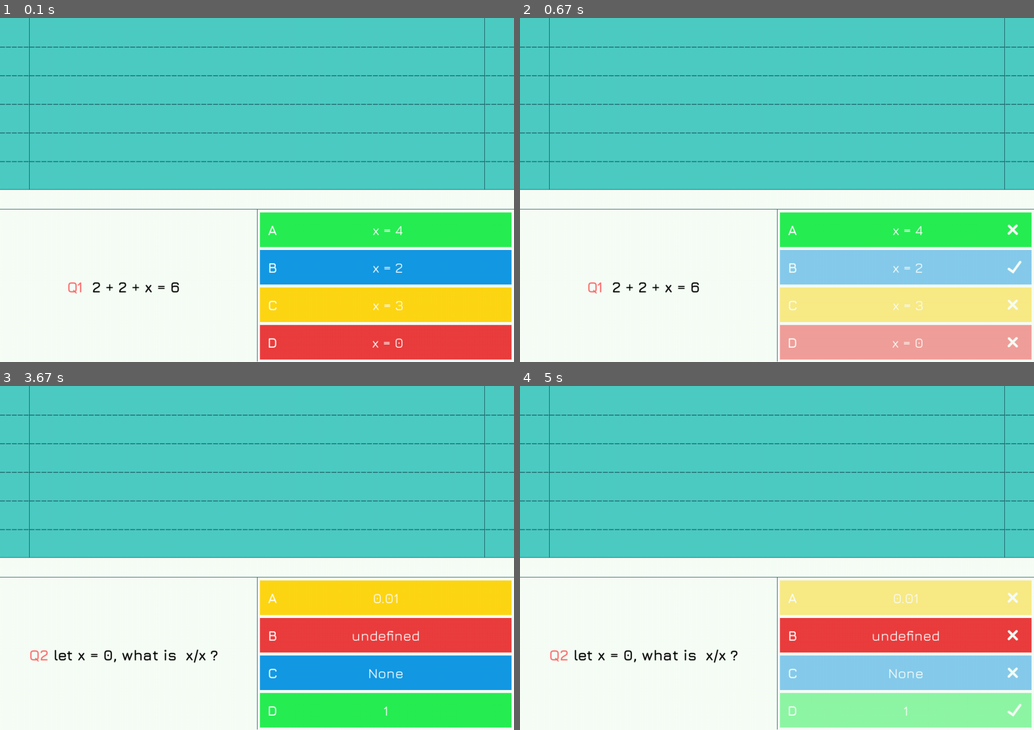
Above: before the commit, frames 1-4 (two rows, left to right).
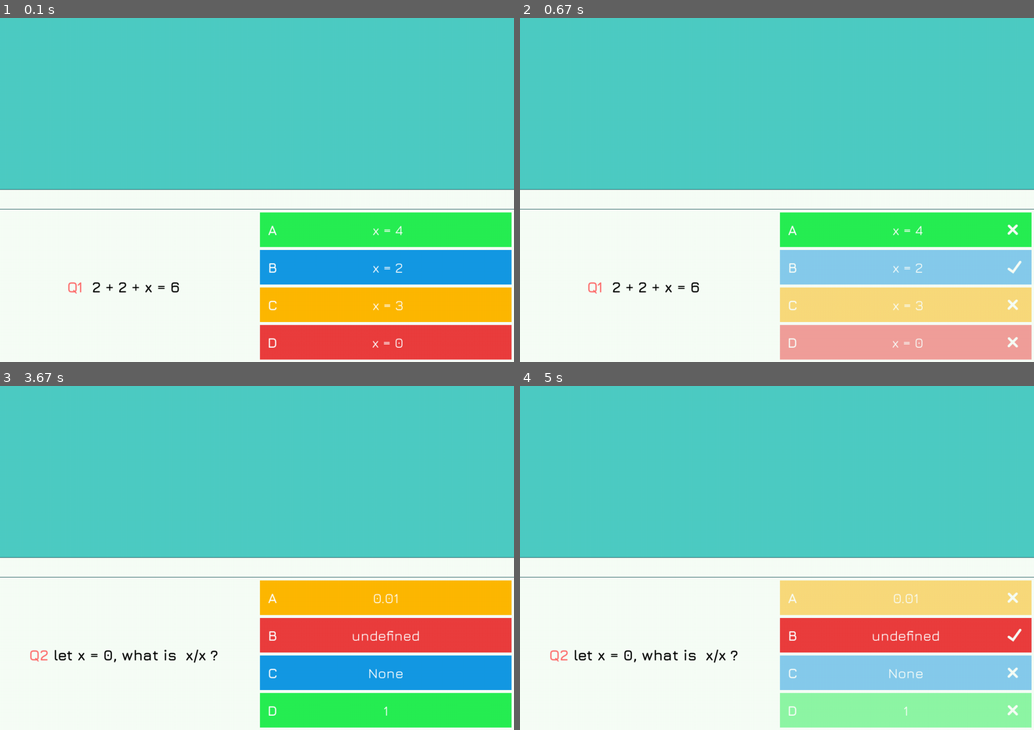
Above: after the commit, the same moments.

Repository: AjBhIn/Final-V2-DGT-Pygame-Internal
Game: pygame game, started from main.py
Same seed, same stepped clock (60 frames per second), same inputs: the game is played once before the commit and once after it.
Inputs (mouse positions are in pixels of both pictures, inside the frame that each line leads up to):
- Up to frame 1 (0.1 s): no input
- Up to frame 2 (0.67 s): click (905, 227) at 0.38 s
- Up to frame 3 (3.67 s): no input
- Up to frame 4 (5 s): click (905, 633) at 4.78 s

The runs differ from the first frame. In frame 1, 6.4% of the frame differs, in the area x 0-100%, y 0-100%; in frame 2, 1.6%; in frame 3, 6.3%; in frame 4, 1.7%.

Commit message:
7/09/23 Shark attack

Diff:
--- a/main.py
+++ b/main.py
@@ -39,6 +39,7 @@
         self.button_pressed_time = 0
         self.next_ques_in = 2
         self.updates_ques_num = 0
+        self.wrong_question_num = 0
 
     def looper(self):
         while True:
@@ -72,9 +73,6 @@
                             qs.button_states[1] = False
                             qs.button_states[2] = False
                             qs.button_states[3] = False
-                            print(len(qs.class_answer_list))
-                            print(len(qs.class_question_list))
-                            print(self.question_number)
                             self.question_number += 1
                             self.updates_ques_num = self.question_number
                             qs.question_spirit.add(qs.class_question_list[self.question_number])
@@ -82,22 +80,6 @@
                             qs.question_ans_num = self.question_number
                             self.moving_to_next = False
 
-                # else:
-                #     self.updates_ques_num = self.question_number
-                #     print(qs.wrong_ans_store)
-                #     if not qs.wrong_ans_store == False:
-                #         print("yes")
-                #         for each_wrong in qs.wrong_ans_store:
-                #             self.updates_ques_num += 1
-                #             #     # Making instance of questions
-                #             # qs.class_question_list.append(qs.QuestionMaker(f"Q{self.updates_ques_num}", qs.questions_list[each_wrong[0]][1]))
-
-                #             # # Making of answers with spirits
-                #             # qs.class_answer_list.append([qs.AnswerMaker_A("A", qs.questions_list[each_wrong[0]][2], qs.questions_list[each_wrong[0]][6], qs.opt_colr_list[0]),
-                #             #                         qs.AnswerMaker_B("B", qs.questions_list[each_wrong[0]][3], qs.questions_list[each_wrong[0]][6], qs.opt_colr_list[1]),
-                #             #                         qs.AnswerMaker_C("C", qs.questions_list[each_wrong[0]][4], qs.questions_list[each_wrong[0]][6], qs.opt_colr_list[2]),
-                #             #                         qs.AnswerMaker_D("D", qs.questions_list[each_wrong[0]][5], qs.questions_list[each_wrong[0]][6], qs.opt_colr_list[3])
-                #             #                         ])
                 else:
                     self.question_number = self.question_number
                     qs.question_ans_num = self.question_number
@@ -107,17 +89,9 @@
             self.window.fill(self.window_bg)
             self.current_time = pg.time.get_ticks()
 
-                # Putting the tracks on the screen
-            for each_lane in rt.tracks:
-                for each_step in each_lane:
-                    self.window.blit(each_step[0], each_step[1])
-                    self.window.blit(rt.starting_lane.line_surface, rt.starting_lane.pos)
-                    self.window.blit(rt.finishing_lane.line_surface, rt.finishing_lane.pos)
-
             # Putting the white board on the screen
             self.window.blit(wt.main_board.surface, (0, 347))
             wt.main_board.surface.blit(wt.display_board.surface, (0, 40))
-            wt.display_board.surface.blit(rt.divider_lane.line_surface, rt.divider_lane.pos)
 
             # Putting the questions on the screen
             qs.question_spirit.draw(self.window)
@@ -136,6 +110,26 @@
             if button_pressed_1 == True or button_pressed_2 == True or button_pressed_3 == True or button_pressed_4 == True:
                 self.button_pressed_time = dt.now()
 
+                if (qs.actual_que_num + 1) < len(qs.answer_check_copy):
+                    if qs.answer_check_copy[len(qs.answer_check_copy)-1]:
+                        qs.wrong_answer_store.pop(self.wrong_question_num)
+                        if self.wrong_question_num > 0:
+                            self.wrong_question_num -= 1
+                    else:
+                        # Making instance of questions
+                        qs.class_question_list.append(qs.QuestionMaker(f"Q{len(qs.class_question_list) + 1}", qs.questions_list[qs.wrong_answer_store[self.wrong_question_num][0]][1]))
+
+                        # Making of answers with spirits
+                        qs.class_answer_list.append([qs.AnswerMaker_A("A", qs.questions_list[qs.wrong_answer_store[self.wrong_question_num][0]][2], qs.questions_list[qs.wrong_answer_store[self.wrong_question_num][0]][6], qs.opt_colr_list[0]),
+                                                qs.AnswerMaker_B("B", qs.questions_list[qs.wrong_answer_store[self.wrong_question_num][0]][3], qs.questions_list[qs.wrong_answer_store[self.wrong_question_num][0]][6], qs.opt_colr_list[1]),
+                                                qs.AnswerMaker_C("C", qs.questions_list[qs.wrong_answer_store[self.wrong_question_num][0]][4], qs.questions_list[qs.wrong_answer_store[self.wrong_question_num][0]][6], qs.opt_colr_list[2]),
+                                                qs.AnswerMaker_D("D", qs.questions_list[qs.wrong_answer_store[self.wrong_question_num][0]][5], qs.questions_list[qs.wrong_answer_store[self.wrong_question_num][0]][6], qs.opt_colr_list[3])
+                                                ])
+
+                        self.wrong_question_num += 1
+                        if self.wrong_question_num > len(qs.wrong_answer_store) - 1:
+                            self.wrong_question_num = 0
+
 
             # Putting a custom cursor
             pg.mouse.set_cursor(self.cursor)
@@ -148,3 +142,8 @@
 if __name__ == "__main__":
     game = Game()
     game.looper()
+
+# Q3,(2x + 3x) = 10, x = 2,x = 5,x = 1,x = 2.5, x = 2
+# Q4,What is School Speed Zone ?,40,50 ,20 ,30,40
+# Q5,New Zealand Captical ?,Welligton,Auckland,Waikto,Christchurch,Welligton
+# Q6,Formula for Power ?,P = W/t,P = A/F,W = Fd,v = d/t,P = W/t
--- a/question_answers.py
+++ b/question_answers.py
@@ -12,10 +12,10 @@
 
 # Colours for the options
 RED_COLOUR = (235, 62, 62)
-YELLOW_COLOUR = (255, 215, 20)
+ORANGE_COLOR = (255, 184, 0)
 GREEN_COLOUR = (39, 239, 83)
 BLUE_COLOUR = (20, 153, 228)
-opt_colr_list = [RED_COLOUR, YELLOW_COLOUR, GREEN_COLOUR, BLUE_COLOUR]
+opt_colr_list = [RED_COLOUR, ORANGE_COLOR, GREEN_COLOUR, BLUE_COLOUR]
 
 pg.init()
 
@@ -61,7 +61,10 @@
 JURA_MEDIUM = "Jura-Medium.ttf"
 button_states = [False, False, False, False]
 answer_check = []
-wrong_ans_store = []
+answer_check_copy = []
+wrong_answer_store = []
+question_numbers = []
+
 
 class SettingsAnswer:
 
@@ -103,6 +106,7 @@
             else:
                 pass
 
+            answer_check_copy.append(True)
 
             class_answer_list[question_ans_num][0].image.blit(correct_icon, correct_icon_pla)
             class_answer_list[question_ans_num][1].image.set_alpha(127)
@@ -111,22 +115,27 @@
             class_answer_list[question_ans_num][2].image.blit(wrong_icon, wrong_icon_pla)
             class_answer_list[question_ans_num][3].image.set_alpha(127)
             class_answer_list[question_ans_num][3].image.blit(wrong_icon, wrong_icon_pla)
+
         else:
             class_answer_list[question_ans_num][0].image.blit(wrong_icon, wrong_icon_pla)
             if len(answer_check) <= actual_que_num:
                 answer_check.append(False)
-                wrong_ans_store.append([len(answer_check), False])
-                # Making instance of questions
+                wrong_answer_store.append([len(answer_check), False])
+                    # Making instance of questions
                 class_question_list.append(QuestionMaker(f"Q{len(class_question_list) + 1}", questions_list[len(answer_check)][1]))
 
                 # Making of answers with spirits
                 class_answer_list.append([AnswerMaker_A("A", questions_list[len(answer_check)][2], questions_list[len(answer_check)][6], opt_colr_list[0]),
-                                                    AnswerMaker_B("B", questions_list[len(answer_check)][3], questions_list[len(answer_check)][6], opt_colr_list[1]),
-                                                    AnswerMaker_C("C", questions_list[len(answer_check)][4], questions_list[len(answer_check)][6], opt_colr_list[2]),
-                                                    AnswerMaker_D("D", questions_list[len(answer_check)][5], questions_list[len(answer_check)][6], opt_colr_list[3])
-                                                    ])
+                                        AnswerMaker_B("B", questions_list[len(answer_check)][3], questions_list[len(answer_check)][6], opt_colr_list[1]),
+                                        AnswerMaker_C("C", questions_list[len(answer_check)][4], questions_list[len(answer_check)][6], opt_colr_list[2]),
+                                        AnswerMaker_D("D", questions_list[len(answer_check)][5], questions_list[len(answer_check)][6], opt_colr_list[3])
+                                        ])
             else:
                 pass
+
+            answer_check_copy.append(False)
+
+
             if class_answer_list[question_ans_num][1].anss == self.correct_answer:
                 class_answer_list[question_ans_num][1].image.set_alpha(127)
                 class_answer_list[question_ans_num][1].image.blit(correct_icon, correct_icon_pla)
@@ -147,6 +156,7 @@
             else:
                 class_answer_list[question_ans_num][3].image.set_alpha(127)
                 class_answer_list[question_ans_num][3].image.blit(wrong_icon, wrong_icon_pla)
+
 
 
     def cliked(self):
@@ -206,6 +216,9 @@
                     answer_check.append(True)
                 else:
                     pass
+
+                answer_check_copy.append(True)
+
                 class_answer_list[question_ans_num][1].image.blit(correct_icon, correct_icon_pla)
                 class_answer_list[question_ans_num][0].image.set_alpha(127)
                 class_answer_list[question_ans_num][0].image.blit(wrong_icon, wrong_icon_pla)
@@ -217,18 +230,23 @@
                 class_answer_list[question_ans_num][1].image.blit(wrong_icon, wrong_icon_pla)
                 if len(answer_check) <= actual_que_num:
                     answer_check.append(False)
-                    wrong_ans_store.append([len(answer_check), False])
+                    wrong_answer_store.append([len(answer_check), False])
+
                     # Making instance of questions
                     class_question_list.append(QuestionMaker(f"Q{len(class_question_list) + 1}", questions_list[len(answer_check)][1]))
 
                     # Making of answers with spirits
                     class_answer_list.append([AnswerMaker_A("A", questions_list[len(answer_check)][2], questions_list[len(answer_check)][6], opt_colr_list[0]),
-                                                    AnswerMaker_B("B", questions_list[len(answer_check)][3], questions_list[len(answer_check)][6], opt_colr_list[1]),
-                                                    AnswerMaker_C("C", questions_list[len(answer_check)][4], questions_list[len(answer_check)][6], opt_colr_list[2]),
-                                                    AnswerMaker_D("D", questions_list[len(answer_check)][5], questions_list[len(answer_check)][6], opt_colr_list[3])
-                                                    ])
+                                            AnswerMaker_B("B", questions_list[len(answer_check)][3], questions_list[len(answer_check)][6], opt_colr_list[1]),
+                                            AnswerMaker_C("C", questions_list[len(answer_check)][4], questions_list[len(answer_check)][6], opt_colr_list[2]),
+                                            AnswerMaker_D("D", questions_list[len(answer_check)][5], questions_list[len(answer_check)][6], opt_colr_list[3])
+                                            ])
+
                 else:
                     pass
+
+                answer_check_copy.append(False)
+
                 if class_answer_list[question_ans_num][0].anss == self.correct_answer:
                     class_answer_list[question_ans_num][0].image.set_alpha(127)
                     class_answer_list[question_ans_num][0].image.blit(correct_icon, correct_icon_pla)
@@ -310,7 +328,6 @@
         def next_ans(self):
             self.kill()
 
-
         def check_own(self):
             #  Setting up the images and their placment
             correct_icon = pg.image.load("correct  image.png").convert_alpha()
@@ -324,6 +341,9 @@
                     answer_check.append(True)
                 else:
                     pass
+
+                answer_check_copy.append(True)
+
                 class_answer_list[question_ans_num][2].image.blit(correct_icon, correct_icon_pla)
                 class_answer_list[question_ans_num][1].image.set_alpha(127)
                 class_answer_list[question_ans_num][1].image.blit(wrong_icon, wrong_icon_pla)
@@ -335,18 +355,22 @@
                 class_answer_list[question_ans_num][2].image.blit(wrong_icon, wrong_icon_pla)
                 if len(answer_check) <= actual_que_num:
                     answer_check.append(False)
-                    wrong_ans_store.append([len(answer_check), False])
+                    wrong_answer_store.append([len(answer_check), False])
                     # Making instance of questions
                     class_question_list.append(QuestionMaker(f"Q{len(class_question_list) + 1}", questions_list[len(answer_check)][1]))
 
                     # Making of answers with spirits
                     class_answer_list.append([AnswerMaker_A("A", questions_list[len(answer_check)][2], questions_list[len(answer_check)][6], opt_colr_list[0]),
-                                                    AnswerMaker_B("B", questions_list[len(answer_check)][3], questions_list[len(answer_check)][6], opt_colr_list[1]),
-                                                    AnswerMaker_C("C", questions_list[len(answer_check)][4], questions_list[len(answer_check)][6], opt_colr_list[2]),
-                                                    AnswerMaker_D("D", questions_list[len(answer_check)][5], questions_list[len(answer_check)][6], opt_colr_list[3])
-                                                    ])
+                                        AnswerMaker_B("B", questions_list[len(answer_check)][3], questions_list[len(answer_check)][6], opt_colr_list[1]),
+                                        AnswerMaker_C("C", questions_list[len(answer_check)][4], questions_list[len(answer_check)][6], opt_colr_list[2]),
+                                        AnswerMaker_D("D", questions_list[len(answer_check)][5], questions_list[len(answer_check)][6], opt_colr_list[3])
+                                        ])
                 else:
                     pass
+
+                answer_check_copy.append(False)
+
+
                 if class_answer_list[question_ans_num][1].anss == self.correct_answer:
                     class_answer_list[question_ans_num][1].image.set_alpha(127)
                     class_answer_list[question_ans_num][1].image.blit(correct_icon, correct_icon_pla)
@@ -424,8 +448,12 @@
             if self.anss == self.correct_answer:
                 if len(answer_check) <= actual_que_num:
                     answer_check.append(True)
+                    print()
                 else:
                     pass
+
+                answer_check_copy.append(True)
+
                 class_answer_list[question_ans_num][3].image.blit(correct_icon, correct_icon_pla)
                 class_answer_list[question_ans_num][1].image.set_alpha(127)
                 class_answer_list[question_ans_num][1].image.blit(wrong_icon, wrong_icon_pla)
@@ -438,18 +466,21 @@
                 class_answer_list[question_ans_num][3].image.blit(wrong_icon, wrong_icon_pla)
                 if len(answer_check) <= actual_que_num:
                     answer_check.append(False)
-                    wrong_ans_store.append([len(answer_check), False])
-                        # Making instance of questions
+                    wrong_answer_store.append([len(answer_check), False])
+                    # Making instance of questions
                     class_question_list.append(QuestionMaker(f"Q{len(class_question_list) + 1}", questions_list[len(answer_check)][1]))
 
                     # Making of answers with spirits
                     class_answer_list.append([AnswerMaker_A("A", questions_list[len(answer_check)][2], questions_list[len(answer_check)][6], opt_colr_list[0]),
-                                                    AnswerMaker_B("B", questions_list[len(answer_check)][3], questions_list[len(answer_check)][6], opt_colr_list[1]),
-                                                    AnswerMaker_C("C", questions_list[len(answer_check)][4], questions_list[len(answer_check)][6], opt_colr_list[2]),
-                                                    AnswerMaker_D("D", questions_list[len(answer_check)][5], questions_list[len(answer_check)][6], opt_colr_list[3])
-                                                    ])
+                                            AnswerMaker_B("B", questions_list[len(answer_check)][3], questions_list[len(answer_check)][6], opt_colr_list[1]),
+                                            AnswerMaker_C("C", questions_list[len(answer_check)][4], questions_list[len(answer_check)][6], opt_colr_list[2]),
+                                            AnswerMaker_D("D", questions_list[len(answer_check)][5], questions_list[len(answer_check)][6], opt_colr_list[3])
+                                            ])
                 else:
                     pass
+
+                answer_check_copy.append(False)
+
                 if class_answer_list[question_ans_num][1].anss == self.correct_answer:
                     class_answer_list[question_ans_num][1].image.set_alpha(127)
                     class_answer_list[question_ans_num][1].image.blit(correct_icon, correct_icon_pla)
--- a/question_paper.csv
+++ b/question_paper.csv
@@ -1,7 +1,5 @@
 Qnum, Q, OptA, OptB, OptC, OptD, CorrectAns
 Q1, 2 + 2 + x = 6, x = 4, x = 2, x = 3, x = 0, x = 2
-Q2,"let x = 0, what is  x/x ?",0.01,undefined,None,1,1
+Q2,"let x = 0, what is  x/x ?",0.01,undefined,None,1,undefined
 Q3,(2x + 3x) = 10, x = 2,x = 5,x = 1,x = 2.5, x = 2
 Q4,What is School Speed Zone ?,40,50 ,20 ,30,40
-Q5,New Zealand Captical ?,Welligton,Auckland,Waikto,Christchurch,Welligton
-Q6,Formula for Power ?,P = W/t,P = A/F,W = Fd,v = d/t,P = W/t
--- a/race_track.py
+++ b/race_track.py
@@ -1,45 +1,2 @@
 # Imports
 import pygame as pg
-
-# constant variables such colour, width. height
-TRACK_COLOUR = (26, 83, 92)
-LINE_WIDTH = 10
-LINE_HEIGHT = 2
-LINE_POS_X = 0
-TRACK_LANE_OPACITY = 179
-
-# Creates lines using surfaces
-class TrackLineCreator:
-
-    def __init__(self, pos_y, width = LINE_WIDTH , height = LINE_HEIGHT, pos_x  = LINE_POS_X, rgba = TRACK_COLOUR, opacity = TRACK_LANE_OPACITY):
-
-        # setup of line / general info about line: line colour, width, opacity, and more
-        self.pos = pos_x, pos_y
-        self.geometry = width, height
-        self.window_width = 1042
-        self.line_space_width = 12
-        self.opacity = opacity
-        self.line_surface = pg.Surface(self.geometry)
-        self.line_surface.fill(rgba)
-        self.line_surface.set_alpha(self.opacity)
-
-        # creating more than one line at a time
-        self.lines = []
-        # this tells the computer how many lines are needed in respect to window's width and space in between lines
-        for number_of_lines in range(int(self.window_width//self.line_space_width) + 1):
-            self.lines.append([self.line_surface, (number_of_lines*self.line_space_width, self.pos[1])])
-
-
-#Creating the instance of each lane
-first_lane = TrackLineCreator(58)
-second_lane = TrackLineCreator(116)
-thrid_lane = TrackLineCreator(174)
-forth_lane = TrackLineCreator(232)
-fifth_lane = TrackLineCreator(290)
-
-starting_lane = TrackLineCreator(0, 1, 347, 59)
-finishing_lane = TrackLineCreator(0, 1, 347, 982)
-divider_lane = TrackLineCreator(0, 1, 310, 521, TRACK_COLOUR, 255) # Divider lane in the white board
-
-# Has all the trakcs in a list as it is easy to import while using less variables
-tracks = [first_lane.lines, second_lane.lines, thrid_lane.lines, forth_lane.lines, fifth_lane.lines]
